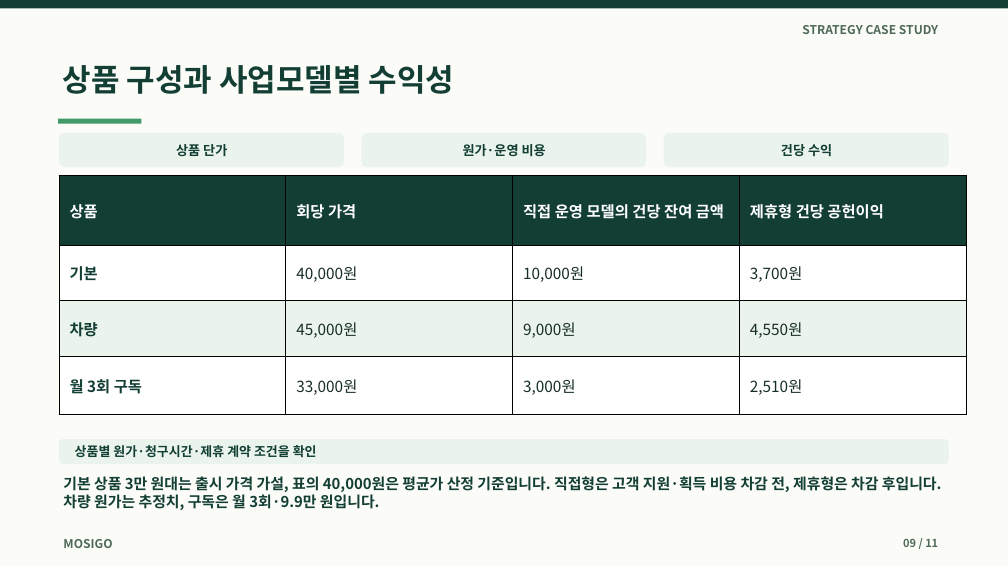
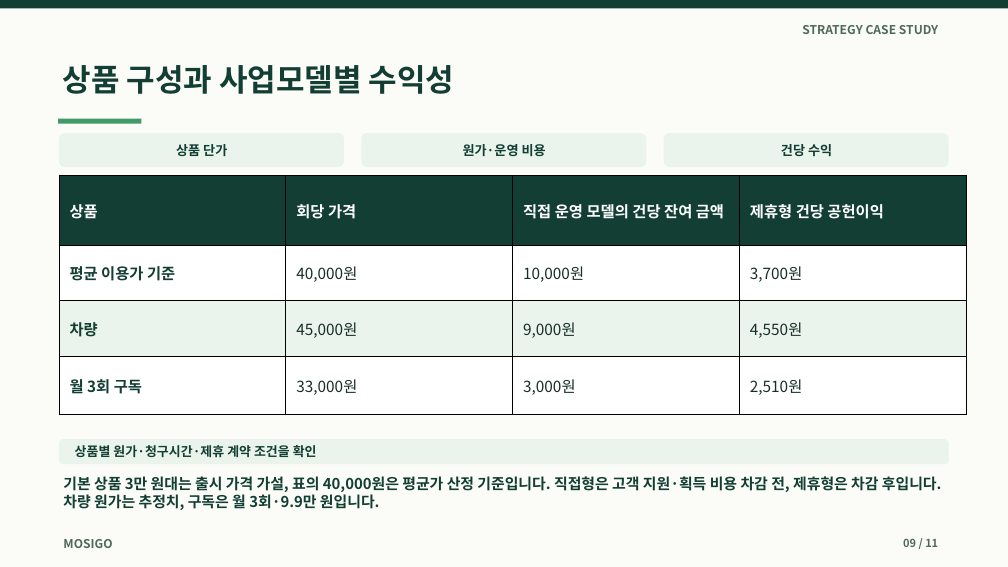
Before and after one commit to dohyunkimmm/mosigo-case-study, a slide deck: slide 9 of downloads/mosigo_report.pptx. Drawn at 1008x567 pixels with LibreOffice and Linux fonts; fonts in the diff are those of the drawing. Boxes give left, top, right and bottom in pixels: in the first picture for what was removed or moved away, otherwise in the second. Text is boxed around its words. In the diff, an @@ line names an element or a change of style, - is before the commit and + after.

```diff
--- a/downloads/mosigo_report.pptx
+++ b/downloads/mosigo_report.pptx
@@ table at bbox=[59, 175, 966, 403] @@
-row 2, column 1: 기본
+row 2, column 1: 평균 이용가 기준
```
Also in this commit, not shown: 1 other slide changed, 25 other files.
